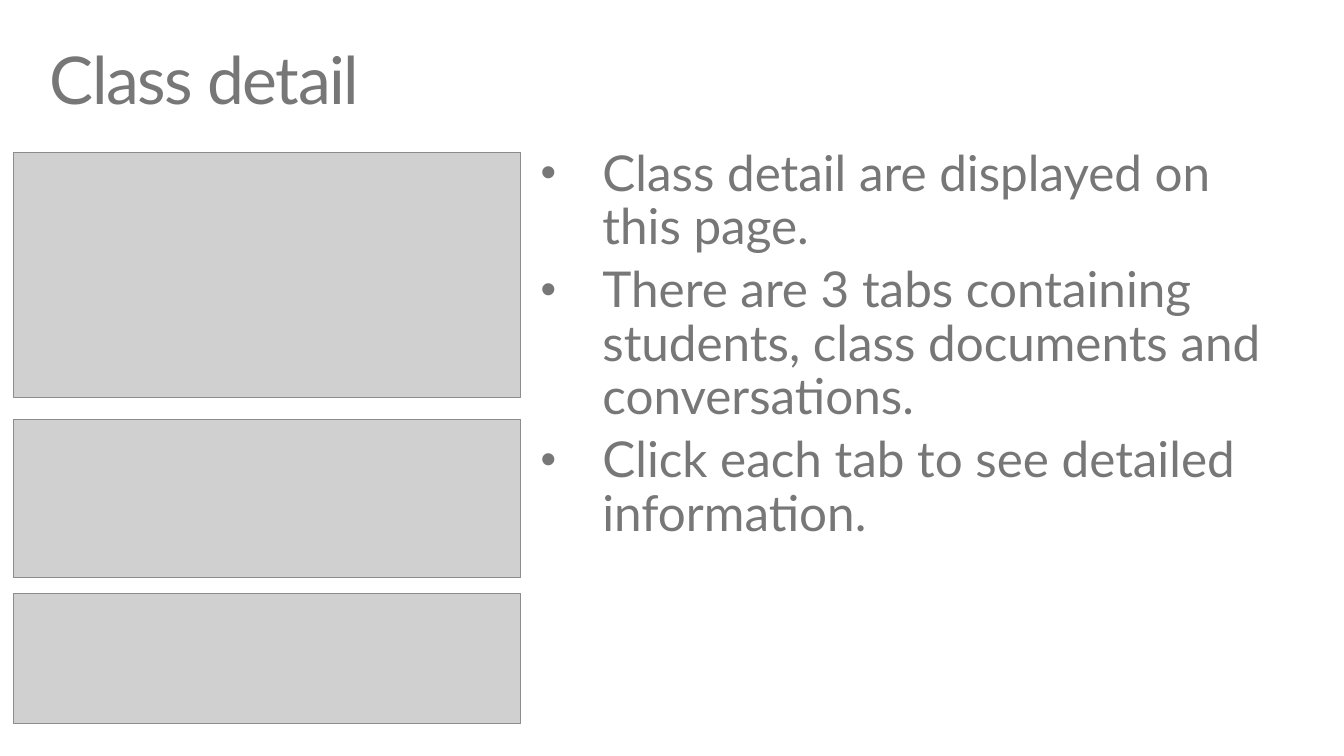
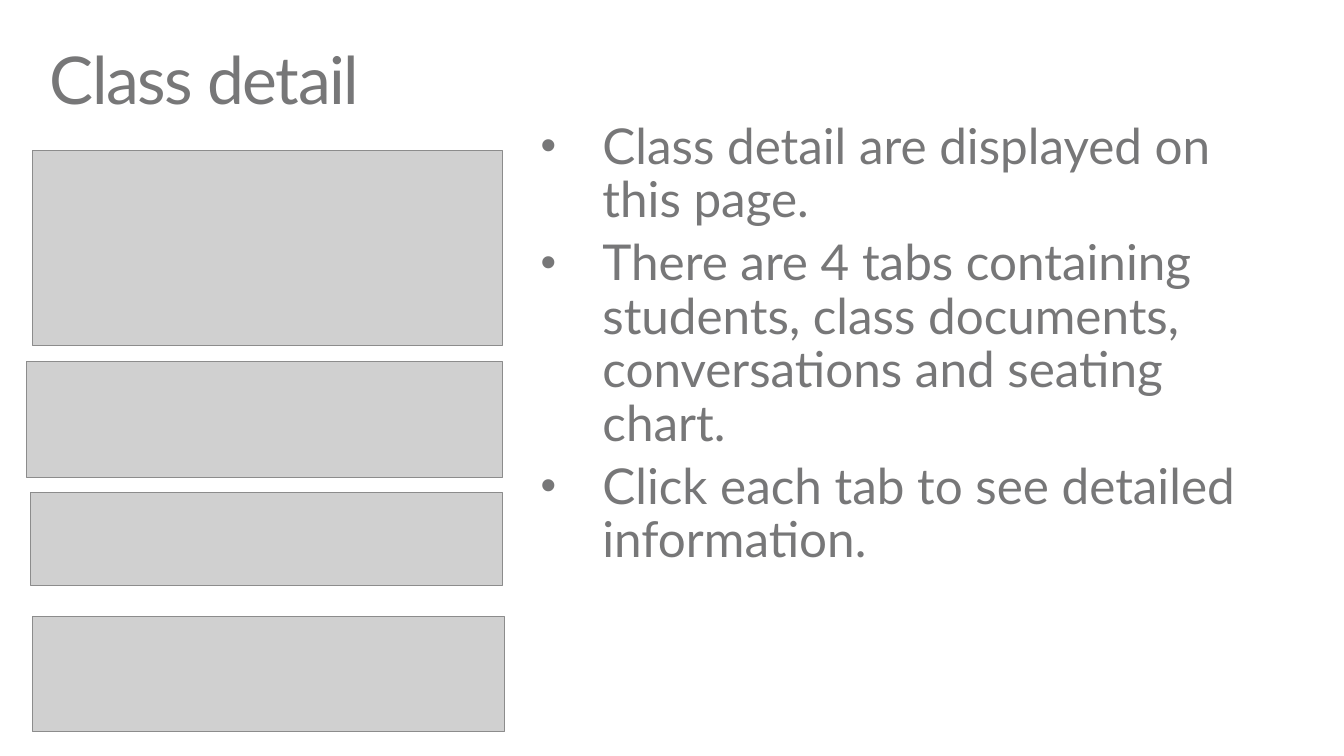
Before and after one commit to TJVering/EDUGraphAPI, a slide deck: slide 36 of EDU GRAPH-API Demo Script.pptx (slide 34 before the commit). Drawn at 1344x756 pixels with LibreOffice and Linux fonts; fonts in the diff are those of the drawing; grey boxes stand for pictures. Boxes give left, top, right and bottom in pixels: in the first picture for what was removed or moved away, otherwise in the second. Text is boxed around its words. In the diff, an @@ line names an element or a change of style, - is before the commit and + after.

```diff
--- a/EDU GRAPH-API Demo Script.pptx
+++ b/EDU GRAPH-API Demo Script.pptx
@@ picture: place and size @@
-picture at (13,152,521,397)
+picture at (33,151,502,346)
@@ text at (602,243,1191,442): text changed @@
-• There are 3 tabs containing students, class documents and conversations.
+• There are 4 tabs containing students, class documents, conversations and seating chart.
@@ picture added at (27,361,502,477) @@
@@ picture removed at (13,419,521,578) @@
@@ picture added at (31,492,502,585) @@
@@ picture: place and size @@
-picture at (13,593,521,723)
+picture at (33,617,505,731)
```
Also in this commit, not shown: 9 other slides changed, 11 slides added, 3 slides removed, 27 other files.
